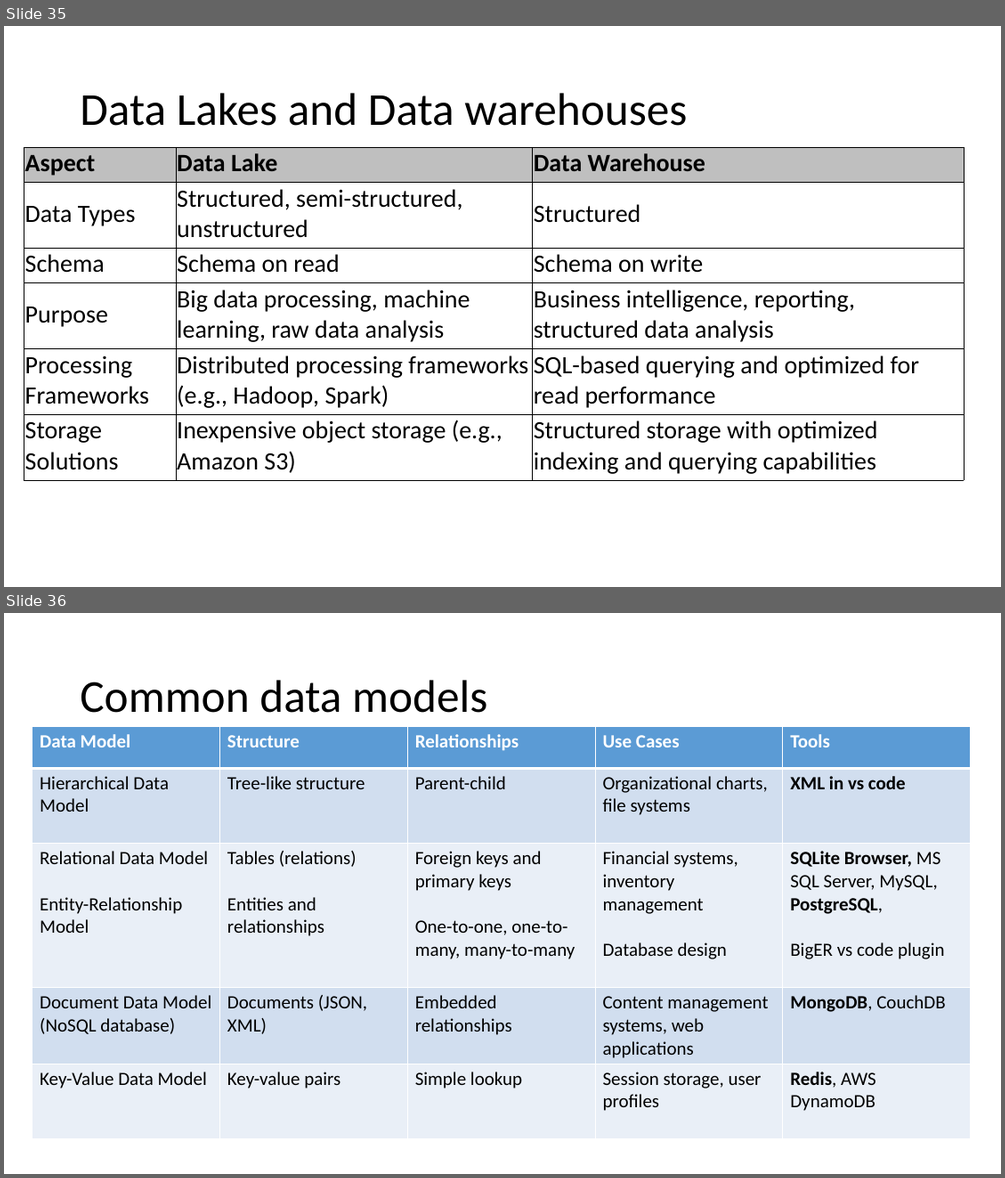
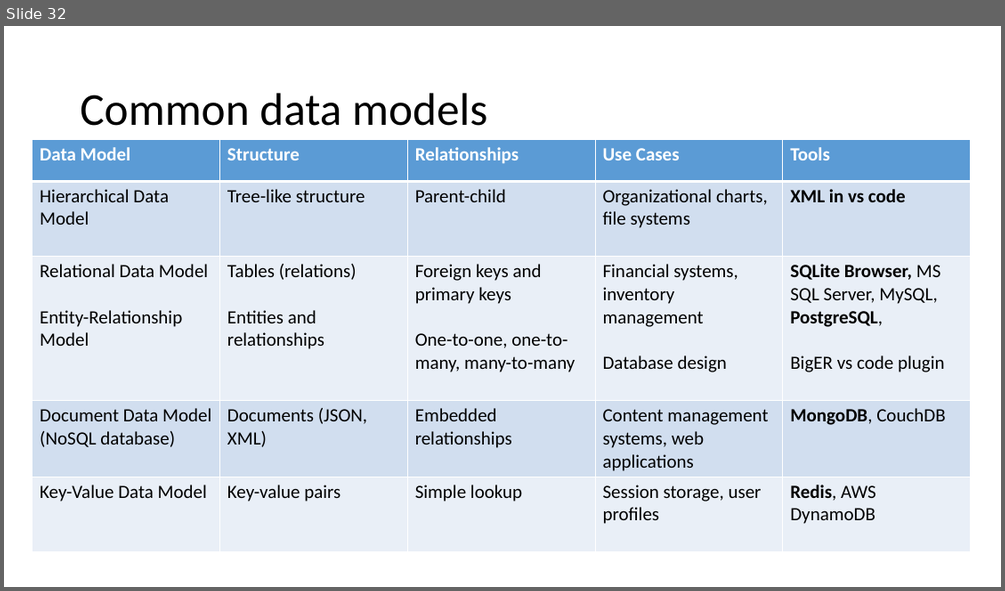
Before and after one commit to motazsaad/Exploratory-Analysis-of-Big-Data, a slide deck: materials/PPT slides/03 EDABDC - Data Models - part 3.pptx. Shown one above the other, each under a label of ours: slides 35 and 36 before the commit, slide 32 after it. The pictures are 1005x1178 and 1005x591 pixels, drawn with LibreOffice and Linux fonts; fonts in the diff are those of the drawing. Boxes give left, top, right and bottom in pixels: in the first picture for what was removed or moved away, otherwise in the second. Text is boxed around its words. In the diff, an @@ line names an element or a change of style, - is before the commit and + after.

```diff
--- a/materials/PPT slides/03 EDABDC - Data Models - part 3.pptx
+++ b/materials/PPT slides/03 EDABDC - Data Models - part 3.pptx
@@ slide 35 removed at bbox=[4, 26, 1001, 587], background #FFFFFF @@
@@ title removed at bbox=[80, 93, 687, 126] @@
-Data Lakes and Data warehouses
@@ table removed at bbox=[24, 147, 963, 527], 6 rows, 3 columns @@
-Aspect | Data Lake | Data Warehouse
-Data Types | Structured, semi-structured, unstructured | Structured
-Schema | Schema on read | Schema on write
-Purpose | Big data processing, machine learning, raw data analysis | Business intelligence, reporting, structured data analysis
-Processing Frameworks | Distributed processing frameworks (e.g., Hadoop, Spark) | SQL-based querying and optimized for read performance
-Storage Solutions | Inexpensive object storage (e.g., Amazon S3) | Structured storage with optimized indexing and querying capabilities
@@ what was slide 36 is now slide 32 @@
```
Also in this commit, not shown: 2 slides changed, 3 slides added, 3 other slides removed, 6 other files.
